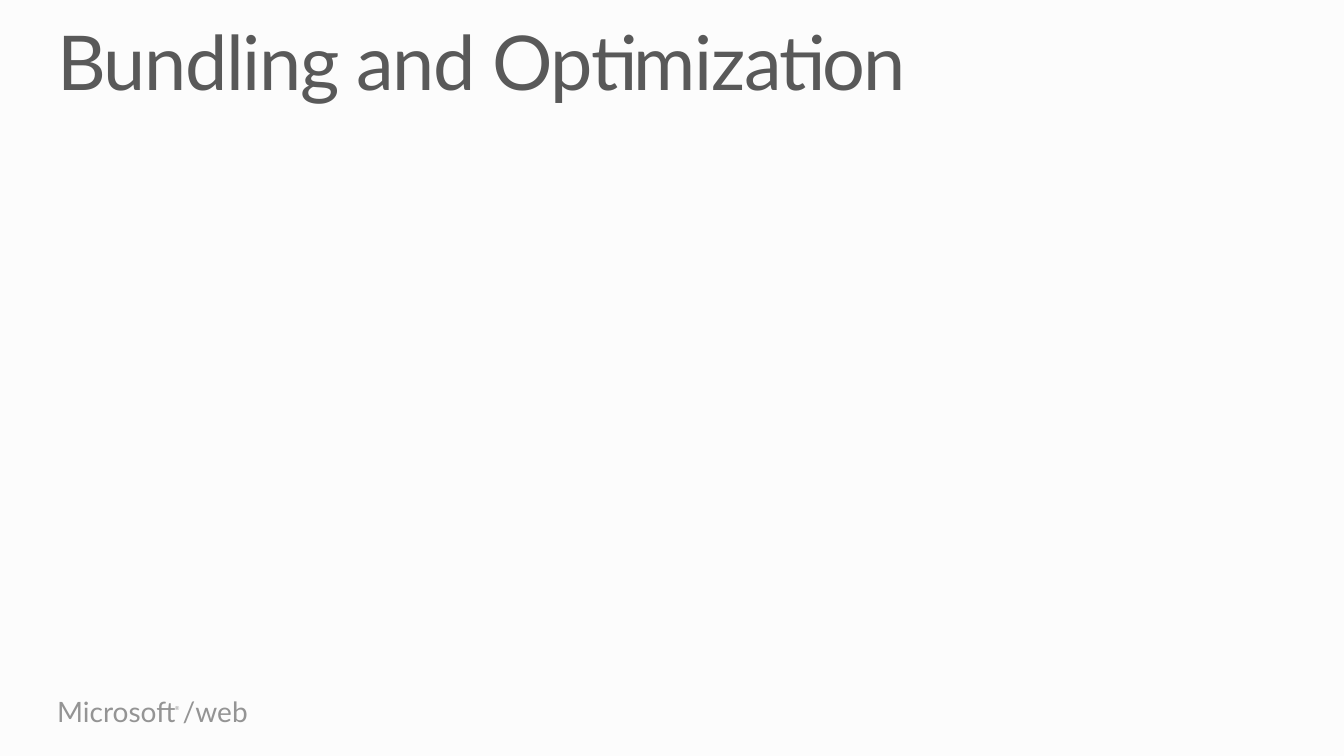
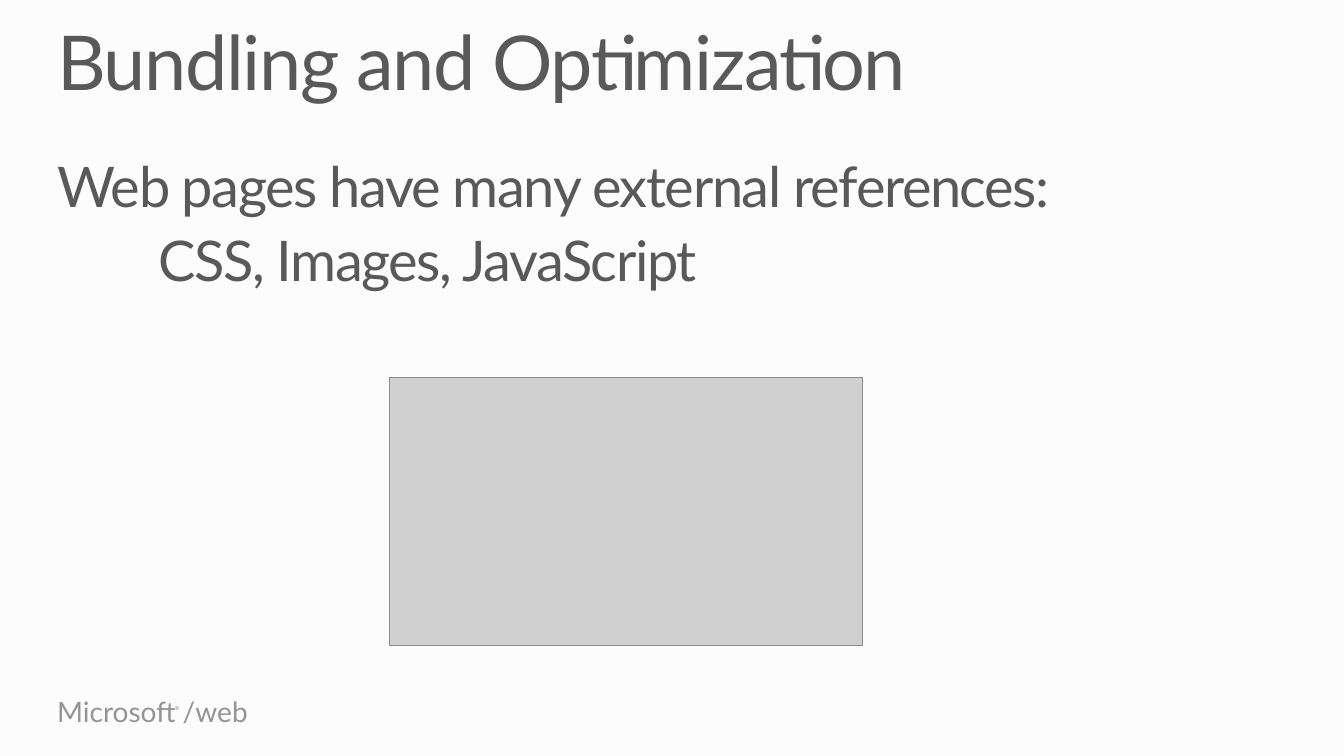
Before and after one commit to Microsoft-Web/PRESENTATION-WhatsNewInASPNET45, a slide deck: slide 9 of WhatsNewInASPNET45.pptx (slide 6 before the commit). Drawn at 1344x756 pixels with LibreOffice and Linux fonts; fonts in the diff are those of the drawing; grey boxes stand for pictures. Boxes give left, top, right and bottom in pixels: in the first picture for what was removed or moved away, otherwise in the second. Text is boxed around its words. In the diff, an @@ line names an element or a change of style, - is before the commit and + after.

```diff
--- a/WhatsNewInASPNET45.pptx
+++ b/WhatsNewInASPNET45.pptx
@@ text added at bbox=[58, 165, 1050, 291], 40 pt, text #595959 @@
+Web pages have many external references:
+CSS, Images, JavaScript
@@ picture added at bbox=[389, 377, 862, 646] @@
```
Also in this commit, not shown: 4 other slides changed, 5 slides added.
